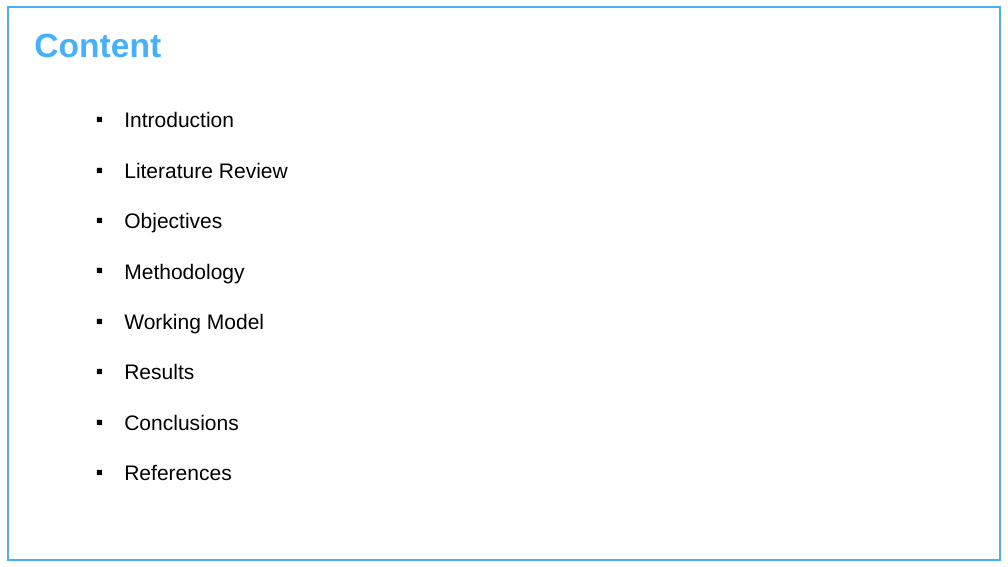
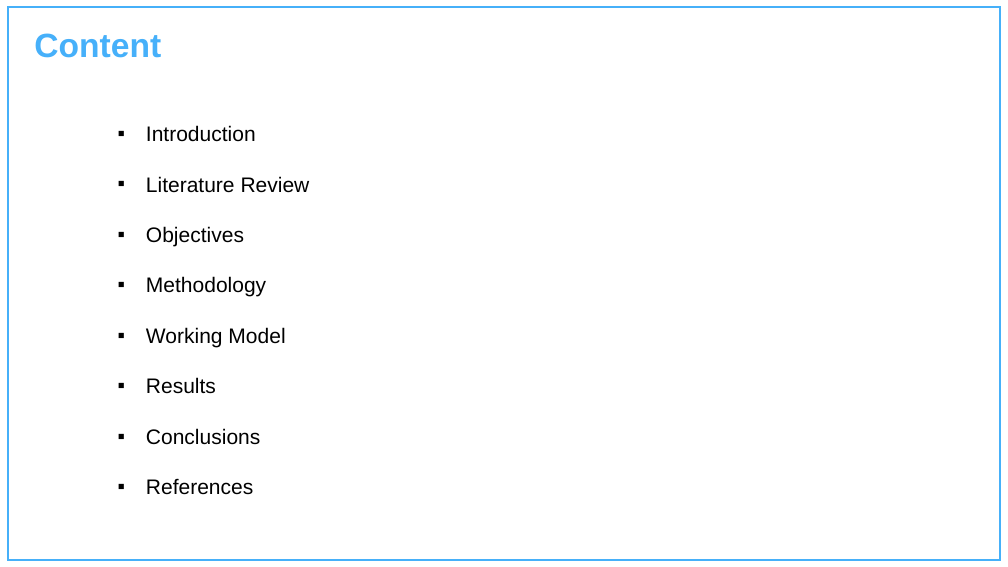
Before and after one commit to Charu-2718/AdaptiPlan, a slide deck: slide 2 of Documentation/Project Presentation Template.pptx. Drawn at 1008x567 pixels with LibreOffice and Linux fonts; fonts in the diff are those of the drawing; background and template pictures are left out. Boxes give left, top, right and bottom in pixels: in the first picture for what was removed or moved away, otherwise in the second. Text is boxed around its words. In the diff, an @@ line names an element or a change of style, - is before the commit and + after.

```diff
--- a/Documentation/Project Presentation Template.pptx
+++ b/Documentation/Project Presentation Template.pptx
@@ text "Introduction": place and size @@
-text "Introduction" at [124,111,288,481]
+text "Introduction" at [146,125,310,495]
```
Also in this commit, not shown: 9 slides added, 18 other files.
